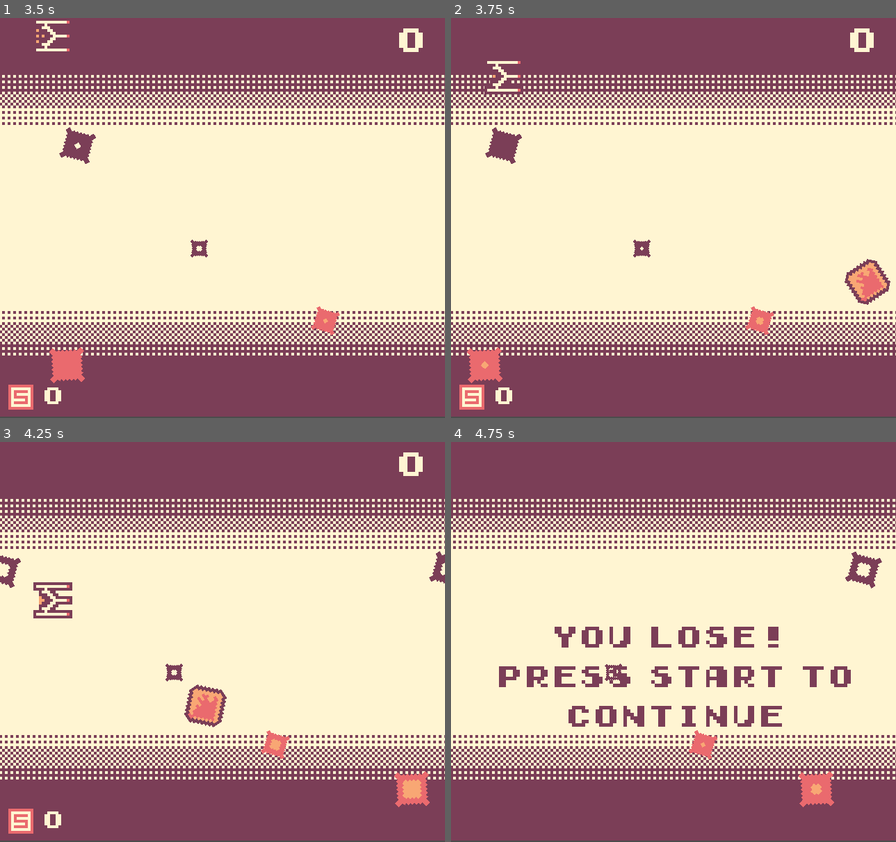
Above: before the commit, frames 1-4 (two rows, left to right).
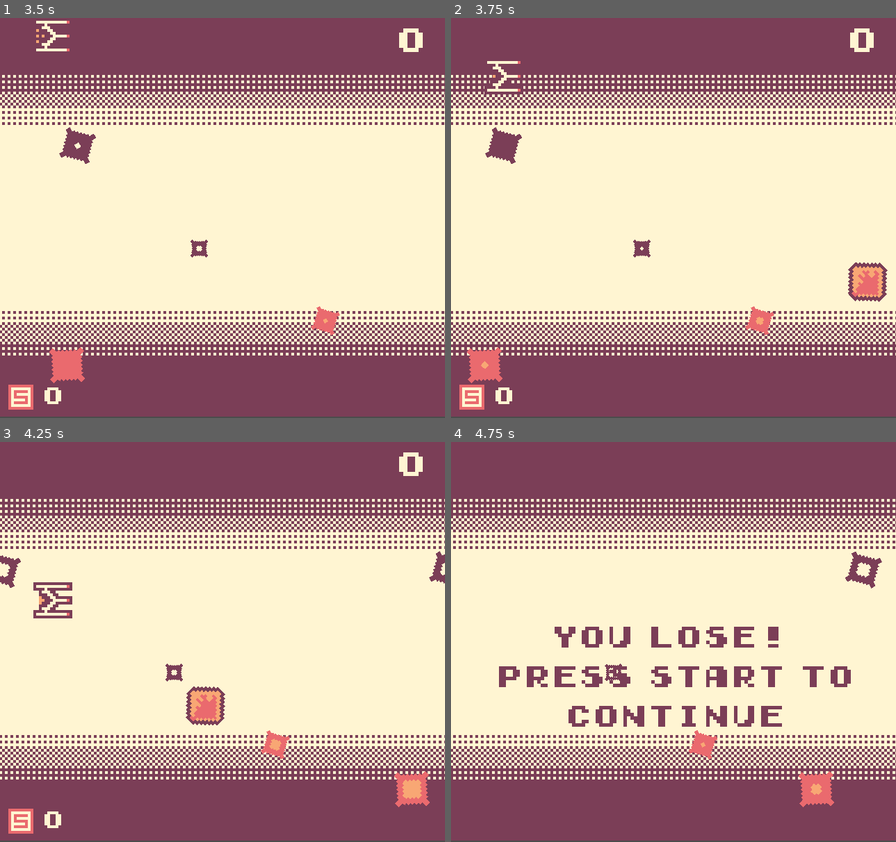
Above: after the commit, the same moments.

Repository: jdbuenol/ShootEmGB
Game: Godot game, scene res://ShootEmGB.tscn
Two runs of this game, one before a commit and one after it. Both use one fixed random seed, a clock stepped at 60 frames per second and the inputs below.
Inputs:
- Up to frame 1 (3.5 s): tap Enter (start) at 0.5, 1.55, 2.1 s; hold Up (ui_up) 0.53-1.28 s; tap X (basic_attack) at 0.6, 2.3, 2.85 s; tap C (special_attack) at 0.8, 1.35, 3.05 s; hold Down (ui_down) 1.28-2.03 s; hold Up (ui_up) from 2.03 s (still down)
- Up to frame 2 (3.75 s): release Up (ui_up) at 3.53 s; hold Down (ui_down) from 3.53 s (still down); tap C (special_attack) at 3.6 s
- Up to frame 3 (4.25 s): keep holding Down (ui_down); tap Enter (start) at 3.8 s
- Up to frame 4 (4.75 s): keep holding Down (ui_down); tap Enter (start) at 4.35 s; tap X (basic_attack) at 4.55 s

Frame 1 is identical in both runs. In frame 2, 0.5% of the frame differs, in the area x 88-99%, y 60-72%; in frame 3, 0.2%; in frame 4, nothing differs.

Commit message:
Music and sound FX

Diff:
--- a/ShootEmGB.tscn
+++ b/ShootEmGB.tscn
@@ -57,7 +57,6 @@
 margin_bottom = 65.0
 color = Color( 0.486275, 0.247059, 0.345098, 1 )
 __meta__ = {
-"_edit_group_": true,
 "_edit_use_anchors_": false
 }
 
@@ -83,7 +82,6 @@
 margin_bottom = 94.0
 color = Color( 0.486275, 0.247059, 0.345098, 1 )
 __meta__ = {
-"_edit_group_": true,
 "_edit_use_anchors_": false
 }
 
@@ -108,7 +106,6 @@
 margin_bottom = 128.0
 color = Color( 0.486275, 0.247059, 0.345098, 1 )
 __meta__ = {
-"_edit_group_": true,
 "_edit_use_anchors_": false
 }
 
--- a/enemies/big_enemy_ship.gd
+++ b/enemies/big_enemy_ship.gd
@@ -48,7 +48,7 @@
 func get_hurt():
 	if !hitted:
 		hit_points -= 1
-		if hit_points <= 0:
+		if hit_points == 0:
 			get_parent().score += 200
 			get_parent().check_score()
 			$Sprite2.visible = true
@@ -61,7 +61,7 @@
 			$CollisionShape2D.queue_free()
 			$Particles2D.queue_free()
 			$AnimationPlayer2.play("death")
-		else:
+		elif hit_points == 1:
 			hitted = true
 			$hittedTimer.start()
 
--- a/enemies/enemy_asteroid.gd
+++ b/enemies/enemy_asteroid.gd
@@ -1,19 +1,17 @@
 extends KinematicBody2D
 
 var speed : float = 0
-var rot_speed : float = 0
 var second_speed : float = 0
 
 # Called when the node enters the scene tree for the first time.
 func _ready():
 	$Sprite.texture = load("res://assets/enemies/enemy_asteroid_" + str(get_parent().current_level) + ".png")
 	randomize()
-	rot_speed = rand_range(2, -2)
+	rotation_degrees = rand_range(0, 360)
 	speed = rand_range(-0.7, 1)
 
 # This executes every frame
 func _physics_process(_delta):
-	rotation_degrees += rot_speed
 	position.x += speed
 
 #Asteroids are invicible
--- a/enemies/enemy_ship.gd
+++ b/enemies/enemy_ship.gd
@@ -2,6 +2,7 @@
 
 var speed : float = 0
 var rng : int = 0
+var hit_points : int = 1
 
 const ENEMY_BULLET : PackedScene = preload("res://enemies/enemy_bullet.tscn")
 const LASER_UPGRADE : PackedScene = preload("res://upgrades/laser_upgrade.tscn")
@@ -38,18 +39,20 @@
 
 # basic enemy die from one hit
 func get_hurt():
-	get_parent().score += 100
-	get_parent().check_score()
-	$Sprite2.visible = true
-	$AnimationPlayer.queue_free()
-	$Sprite.queue_free()
-	$AttackTimer.queue_free()
-	$VisibilityNotifier2D.queue_free()
-	if rand_range(0, 1) > 0.5:
-		call_deferred("drop_upgrade")
-	$CollisionShape2D.queue_free()
-	$Particles2D.queue_free()
-	$AnimationPlayer2.play("death")
+	if hit_points == 1:
+		hit_points -= 1
+		get_parent().score += 100
+		get_parent().check_score()
+		$Sprite2.visible = true
+		$AnimationPlayer.queue_free()
+		$Sprite.queue_free()
+		$AttackTimer.queue_free()
+		$VisibilityNotifier2D.queue_free()
+		if rand_range(0, 1) > 0.5:
+			call_deferred("drop_upgrade")
+		$CollisionShape2D.queue_free()
+		$Particles2D.queue_free()
+		$AnimationPlayer2.play("death")
 
 
 #queue free when animation of death ends
--- a/ship/ship.gd
+++ b/ship/ship.gd
@@ -6,6 +6,8 @@
 const ENEMY_SHIP : PackedScene = preload("res://enemies/enemy_ship.tscn")
 const BIG_ENEMY_SHIP : PackedScene = preload("res://enemies/big_enemy_ship.tscn")
 const ENEMY_ASTEROID : PackedScene = preload("res://enemies/enemy_asteroid.tscn")
+const SHOOT_FX : PackedScene = preload("res://sound effects/shootFX.tscn")
+const EXPLOSION_FX : PackedScene = preload("res://sound effects/explosionFX.tscn")
 
 var enemies : Array = [ENEMY_SHIP, BIG_ENEMY_SHIP, ENEMY_ASTEROID]
 var velocity : Vector2 = Vector2()
@@ -30,6 +32,7 @@
 
 	if Input.is_action_just_pressed("basic_attack"):
 		if !attack:
+			get_parent().add_child(SHOOT_FX.instance())
 			if triple_laser:
 				upgraded_attack()
 			else:
@@ -37,6 +40,7 @@
 
 	if Input.is_action_just_pressed("special_attack"):
 		if !super_cooldown and super_counter > 0:
+			get_parent().add_child(EXPLOSION_FX.instance())
 			super_cooldown = true
 			get_parent().bomb()
 			super_counter -= 1
--- /dev/null
+++ b/sound effects/explosionFX.gd
@@ -0,0 +1,4 @@
+extends AudioStreamPlayer
+
+func _on_Timer_timeout():
+	queue_free()
--- /dev/null
+++ b/sound effects/explosionFX.tscn
@@ -0,0 +1,16 @@
+[gd_scene load_steps=3 format=2]
+
+[ext_resource path="res://music/explosion.ogg" type="AudioStream" id=1]
+[ext_resource path="res://sound effects/explosionFX.gd" type="Script" id=2]
+
+[node name="explosionFX" type="AudioStreamPlayer"]
+stream = ExtResource( 1 )
+volume_db = -10.0
+autoplay = true
+script = ExtResource( 2 )
+
+[node name="Timer" type="Timer" parent="."]
+wait_time = 0.9
+one_shot = true
+autostart = true
+[connection signal="timeout" from="Timer" to="." method="_on_Timer_timeout"]
--- /dev/null
+++ b/sound effects/shootFX.gd
@@ -0,0 +1,4 @@
+extends AudioStreamPlayer
+
+func _on_Timer_timeout():
+	queue_free()
--- /dev/null
+++ b/sound effects/shootFX.tscn
@@ -0,0 +1,16 @@
+[gd_scene load_steps=3 format=2]
+
+[ext_resource path="res://music/shoot.ogg" type="AudioStream" id=1]
+[ext_resource path="res://sound effects/shootFX.gd" type="Script" id=2]
+
+[node name="shootFX" type="AudioStreamPlayer"]
+stream = ExtResource( 1 )
+volume_db = -25.0
+autoplay = true
+script = ExtResource( 2 )
+
+[node name="Timer" type="Timer" parent="."]
+wait_time = 0.6
+one_shot = true
+autostart = true
+[connection signal="timeout" from="Timer" to="." method="_on_Timer_timeout"]
--- a/testing_scene.gd
+++ b/testing_scene.gd
@@ -6,10 +6,23 @@
 var current_level : int = 1
 var score : int = 0
 var win_score : int = 1000
+var current_stage : int = 1
 
 #This executes at the start of the scene
 func _ready():
 	update_current_level()
+	if current_level == 2:
+		$AudioStreamPlayer.stream = load("res://music/stage-02.ogg")
+	elif current_level == 3:
+		$AudioStreamPlayer.stream = load("res://music/stage-03.ogg")
+	elif current_level == 4:
+		$AudioStreamPlayer.stream = load("res://music/endless-stage.ogg")
+	$AudioStreamPlayer.play()
+	win_score = current_level * 1000
+	if current_level == 4:
+		win_score = 1000
+	else:
+		$ship/spawnEnemy.wait_time = $ship/spawnEnemy.wait_time / current_level
 	update_stars()
 	ice_cream = Color("fff6d3") if current_level == 1 else Color("dad3af") if current_level == 2 else Color("e2f3e4") if current_level == 3 else Color("e2e6cf")
 	$ParallaxBackground/ParallaxLayer/Sprite.texture = load("res://assets/background/bg_" + str(current_level) + ".png")
@@ -33,14 +46,19 @@
 #Check if you won
 func check_score():
 	$CanvasLayer/Label.text = str(score)
-	if score >= 1000:
-		for x in get_children():
-			if x == $ParallaxBackground or x == $PowerOffTimer:
-				pass
-			else:
-				x.queue_free()
-		var win_screen : Control = WIN_SCREEN.instance()
-		add_child(win_screen)
+	if score >= win_score:
+		if current_level < 4:
+				for x in get_children():
+					if x == $ParallaxBackground or x == $PowerOffTimer:
+						pass
+					else:
+						x.queue_free()
+				var win_screen : Control = WIN_SCREEN.instance()
+				add_child(win_screen)
+		else:
+			current_stage += 1
+			$ship/spawnEnemy.wait_time = $ship/spawnEnemy.wait_time * (current_stage - 1) / current_stage
+			win_score += 1000 * current_stage
 
 #This executes very frame
 func _physics_process(_delta):
@@ -68,7 +86,7 @@
 func bomb():
 	for x in get_children():
 		if "enemy" in x.name:
-			if x.global_position.x > $ship.global_position.x - 10:
+			if x.global_position.x > $ship.global_position.x:
 				x.get_hurt()
 
 #updates the current level
--- a/testing_scene.tscn
+++ b/testing_scene.tscn
@@ -174,7 +174,6 @@
 [node name="AudioStreamPlayer" type="AudioStreamPlayer" parent="."]
 stream = ExtResource( 7 )
 volume_db = -7.0
-autoplay = true
 
 [node name="PowerOffTimer" type="Timer" parent="."]
 [connection signal="timeout" from="PowerOffTimer" to="." method="_on_PowerOffTimer_timeout"]
--- a/winScreen/winScreen.gd
+++ b/winScreen/winScreen.gd
@@ -20,4 +20,6 @@
 
 #if lose
 func fail():
+	$AudioStreamPlayer.stream = load("res://music/fail_song.wav")
+	$AudioStreamPlayer.play()
 	$Label.text = "YOU LOSE!\n PRESS START TO\n CONTINUE"
--- a/winScreen/winScreen.tscn
+++ b/winScreen/winScreen.tscn
@@ -1,7 +1,8 @@
-[gd_scene load_steps=4 format=2]
+[gd_scene load_steps=5 format=2]
 
 [ext_resource path="res://Early GameBoy.ttf" type="DynamicFontData" id=1]
 [ext_resource path="res://winScreen/winScreen.gd" type="Script" id=2]
+[ext_resource path="res://music/win_song.wav" type="AudioStream" id=3]
 
 [sub_resource type="DynamicFont" id=1]
 font_data = ExtResource( 1 )
@@ -28,3 +29,7 @@
 __meta__ = {
 "_edit_use_anchors_": false
 }
+
+[node name="AudioStreamPlayer" type="AudioStreamPlayer" parent="."]
+stream = ExtResource( 3 )
+autoplay = true
Not shown, removed: music/boss-fight.ogg.import
Not shown, added: music/death.ogg.import
Not shown, added: music/explosion.ogg.import
Not shown, added: music/fail_song.wav.import
Not shown, added: music/shoot.ogg.import
Not shown, added: music/win_song.wav.import
Not shown, removed: music/boss-fight.ogg
Not shown, added: music/death.ogg
Not shown, added: music/explosion.ogg
Not shown, added: music/fail_song.wav
Not shown, added: music/shoot.ogg
Not shown, added: music/win_song.wav
